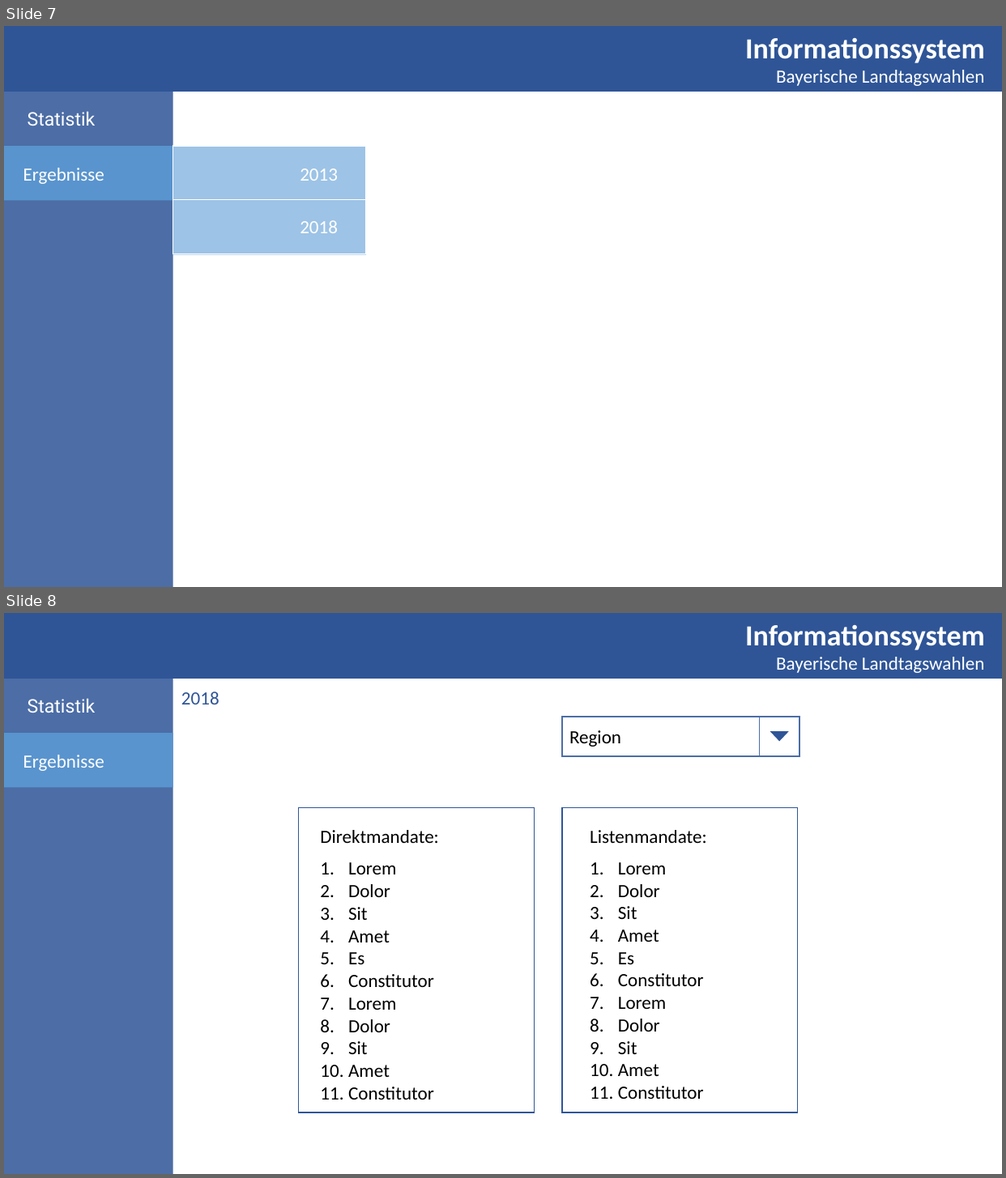
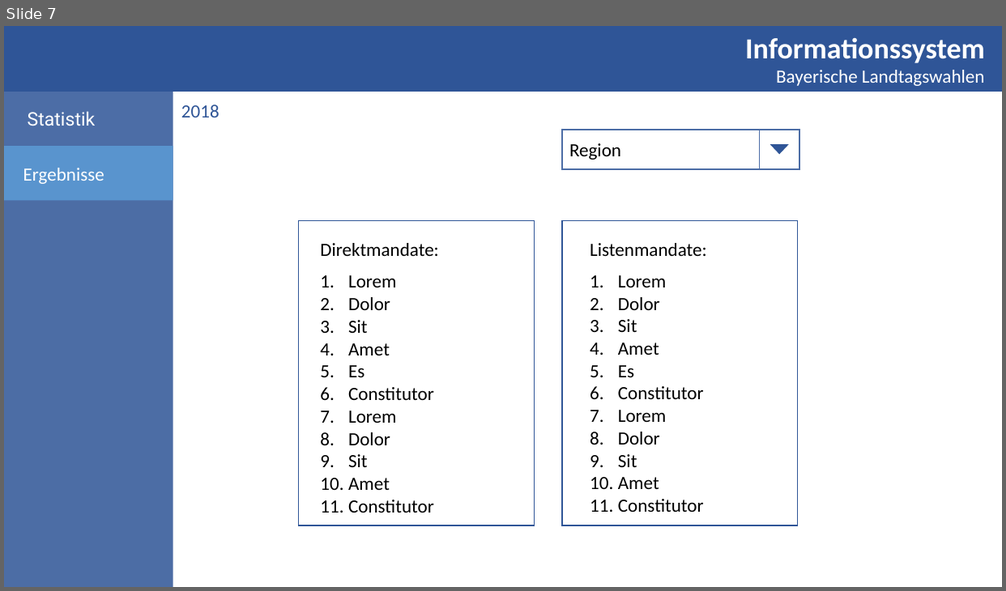
Before and after one commit to DominikHorn/wise2019-dbsystems-project, a slide deck: specification/Mock.pptx. Shown one above the other, each under a label of ours: slides 7 and 8 before the commit, slide 7 after it. The pictures are 1006x1178 and 1006x591 pixels, drawn with LibreOffice and Linux fonts; fonts in the diff are those of the drawing. Boxes give left, top, right and bottom in pixels: in the first picture for what was removed or moved away, otherwise in the second. Text is boxed around its words. In the diff, an @@ line names an element or a change of style, - is before the commit and + after.

```diff
--- a/specification/Mock.pptx
+++ b/specification/Mock.pptx
@@ slide 7 removed at box(4, 26, 1002, 587), background #FFFFFF @@
@@ rectangle removed at box(4, 26, 173, 587) @@
@@ rectangle removed at box(4, 26, 1002, 92) @@
@@ text removed at box(745, 38, 985, 86) @@
-Informationssystem
-Bayerische Landtagswahlen
@@ rectangle removed at box(4, 92, 172, 147) @@
-Statistik
@@ rectangle removed at box(4, 146, 173, 200) @@
-Ergebnisse
@@ rectangle removed at box(173, 146, 366, 255) @@
@@ rectangle removed at box(173, 146, 366, 200) @@
@@ text removed at box(300, 169, 338, 181) @@
-2013
@@ rectangle removed at box(173, 199, 366, 254) @@
@@ text removed at box(300, 220, 338, 233) @@
-2018
@@ what was slide 8 is now slide 7 @@
```
Also in this commit, not shown: 3 slides changed, 4 other files.
